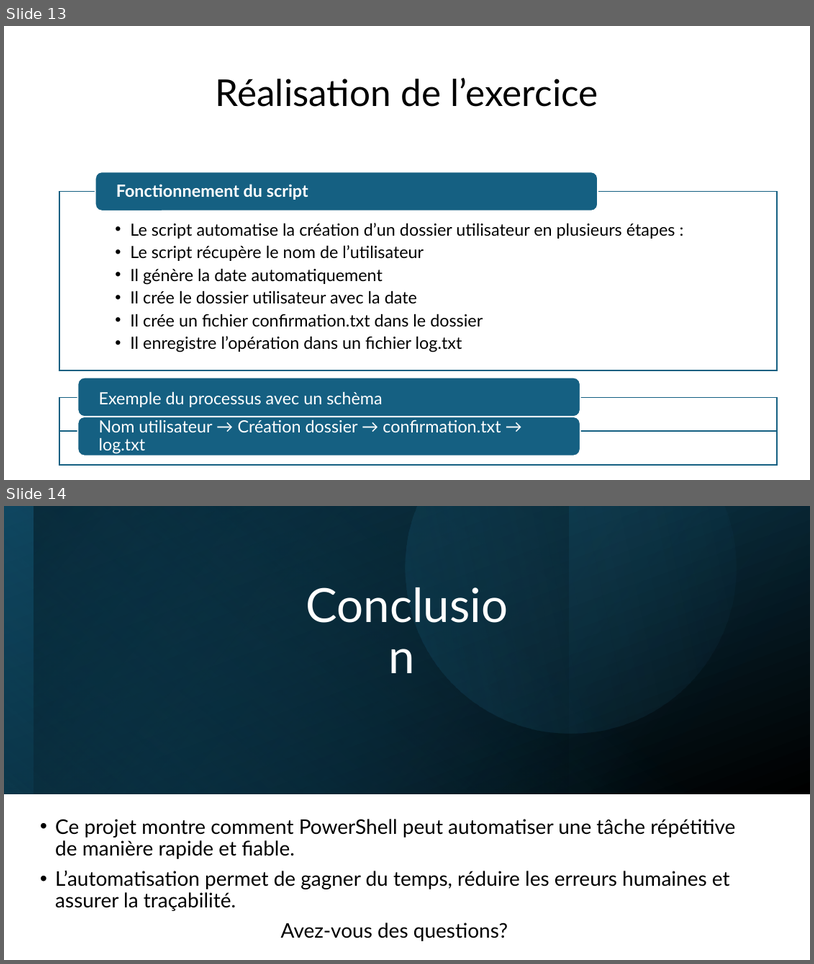
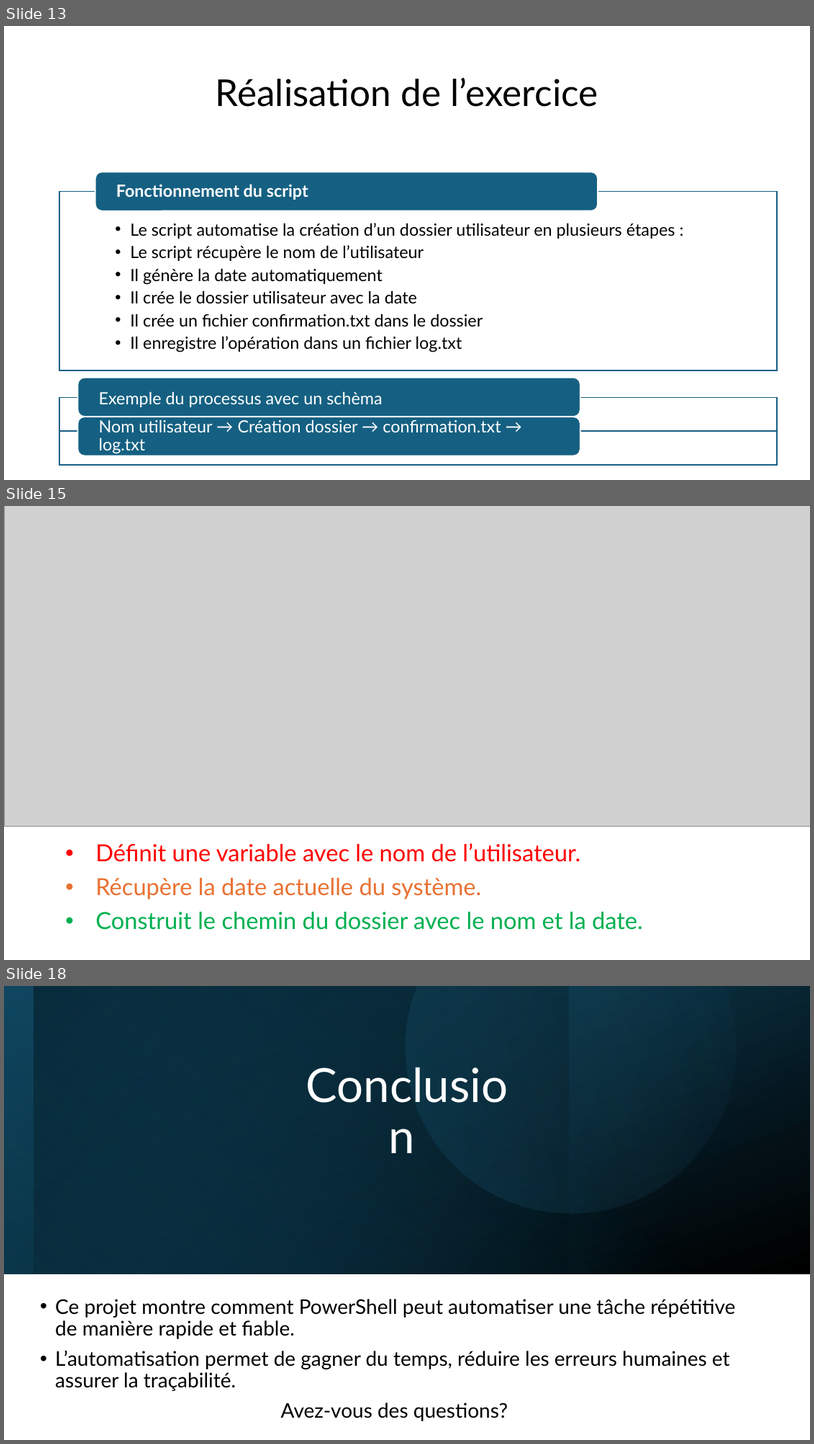
Before and after one commit to Lucas-santosL/MA-18_projet, a slide deck: 2ème partie/MA-18_partie2.pptx. Shown one above the other, each under a label of ours: slides 13 and 14 before the commit, slides 13, 15 and 18 after it; the slides between them are not shown. The pictures are 814x964 and 814x1444 pixels, drawn with LibreOffice and Linux fonts; fonts in the diff are those of the drawing; grey boxes stand for pictures. Boxes give left, top, right and bottom in pixels: in the first picture for what was removed or moved away, otherwise in the second. Text is boxed around its words. In the diff, an @@ line names an element or a change of style, - is before the commit and + after.

```diff
--- a/2ème partie/MA-18_partie2.pptx
+++ b/2ème partie/MA-18_partie2.pptx
@@ slide 15 added at bbox=[4, 506, 810, 960], background #FFFFFF @@
@@ picture added at bbox=[4, 506, 810, 826] @@
@@ text added at bbox=[95, 843, 643, 929], 28 pt, text #00B050 @@
+• Définit une variable avec le nom de l’utilisateur.
+• Récupère la date actuelle du système.
+• Construit le chemin du dossier avec le nom et la date.
@@ what was slide 14 is now slide 18 @@
```
Also in this commit, not shown: 1 slide changed, 3 other slides added.
